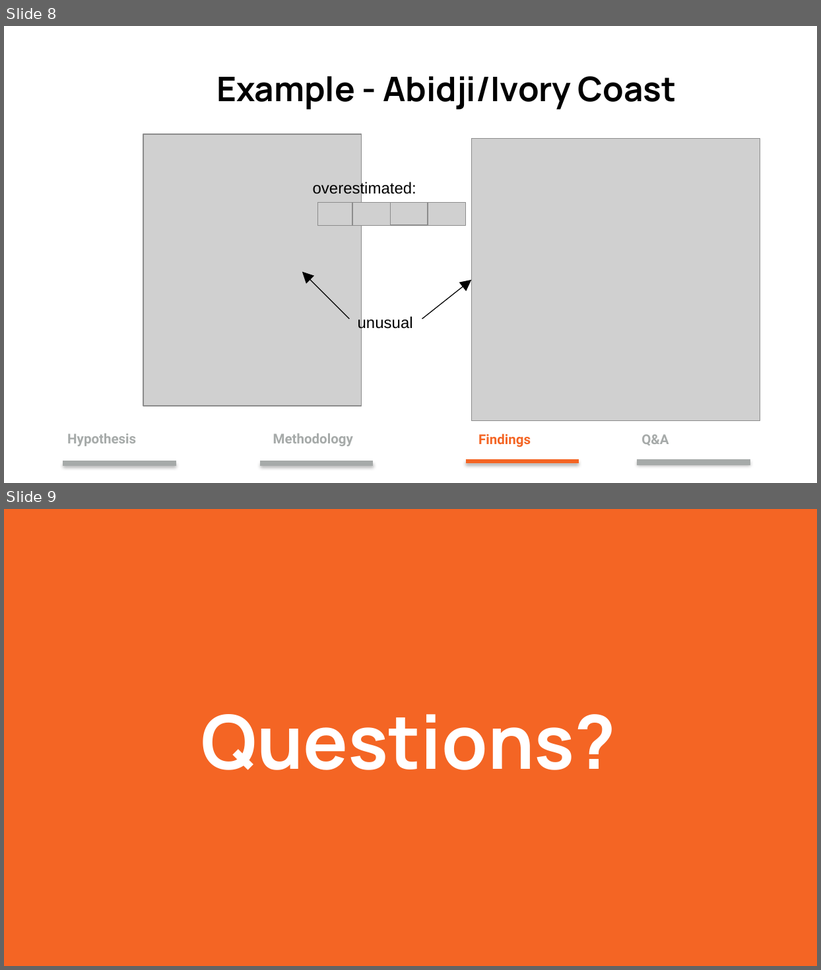
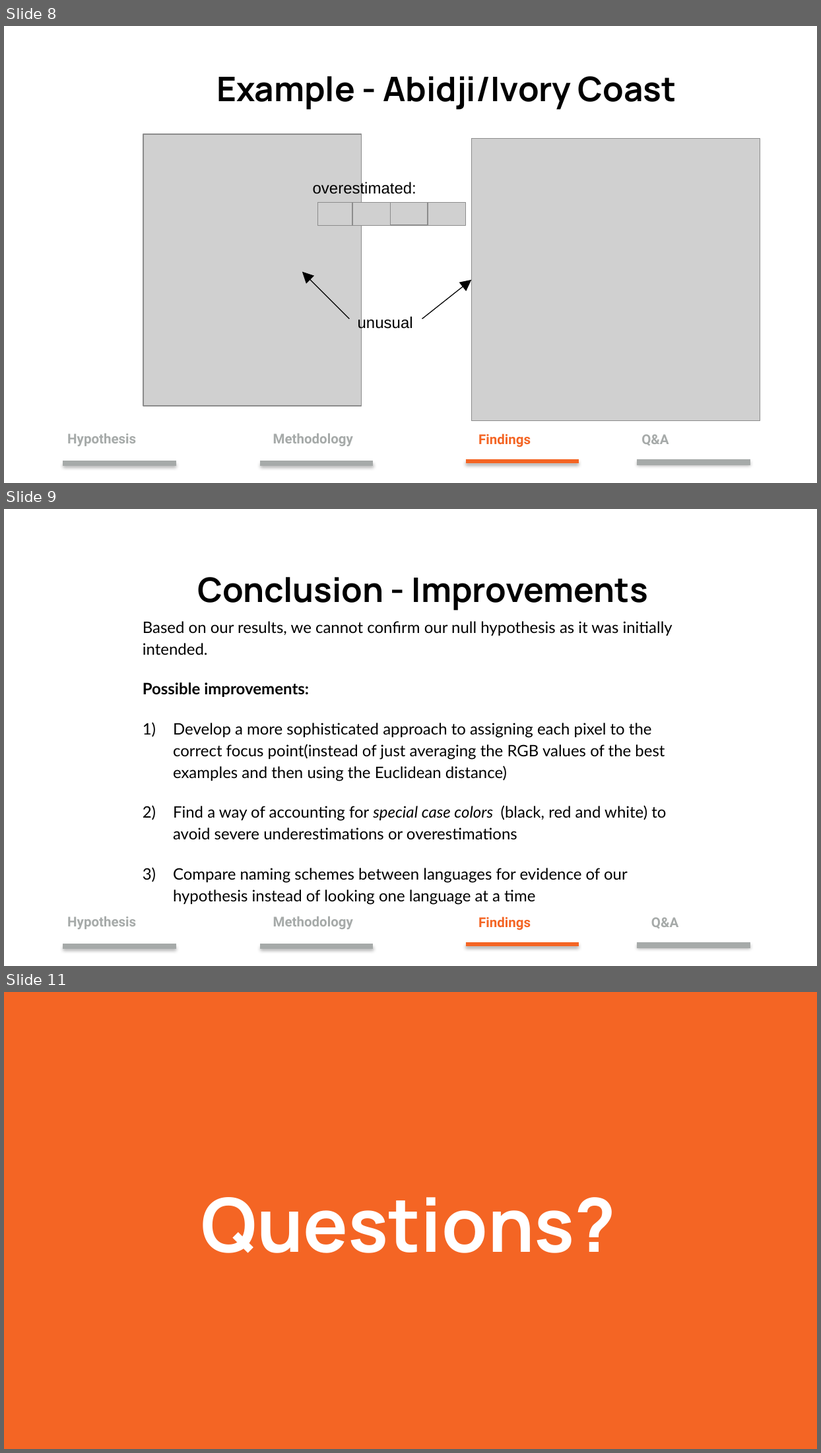
Before and after one commit to oikobill/WCS, a slide deck: LS 39F HW3.pptx. Shown one above the other, each under a label of ours: slides 8 and 9 before the commit, slides 8, 9 and 11 after it; the slides between them are not shown. The pictures are 821x970 and 821x1453 pixels, drawn with LibreOffice and Linux fonts; fonts in the diff are those of the drawing; grey boxes stand for pictures. Boxes give left, top, right and bottom in pixels: in the first picture for what was removed or moved away, otherwise in the second. Text is boxed around its words. In the diff, an @@ line names an element or a change of style, - is before the commit and + after.

```diff
--- a/LS 39F HW3.pptx
+++ b/LS 39F HW3.pptx
@@ slide 9 added at box(4, 509, 817, 966), background #FFFFFF @@
@@ title added at box(197, 577, 648, 611), 30 pt, text #000000, bold @@
+Conclusion - Improvements
@@ text added at box(143, 621, 673, 905), 14 pt, text #000000 @@
+Based on our results, we cannot confirm our null hypothesis as it was initially intended.
+Possible improvements:
+1) Develop a more sophisticated approach to assigning each pixel to the correct focus point(instead of just averaging the RGB values of the best examples and then using the Euclidean distance)
+2) Find a way of accounting for special case colors (black, red and white) to avoid severe underestimations or overestimations
+3) Compare naming schemes between languages for evidence of our hypothesis instead of looking one language at a time
@@ text added at box(651, 918, 679, 929), 12 pt, text #A6AAA9, bold @@
+Q&A
@@ group added at box(63, 917, 531, 947): 3 lines, 3 texts @@
+Methodology
+Hypothesis
+Findings
@@ line added from (260, 947) to (373, 947), #A6AAA9 5 pt @@
@@ line added from (466, 945) to (579, 945), #F46524 3 pt @@
@@ line added from (638, 945) to (750, 945), #F46524 3 pt @@
@@ line added from (638, 946) to (750, 946), #A6AAA9 5 pt @@
@@ what was slide 9 is now slide 11 @@
```
Also in this commit, not shown: 4 slides changed, 1 other slide added.
